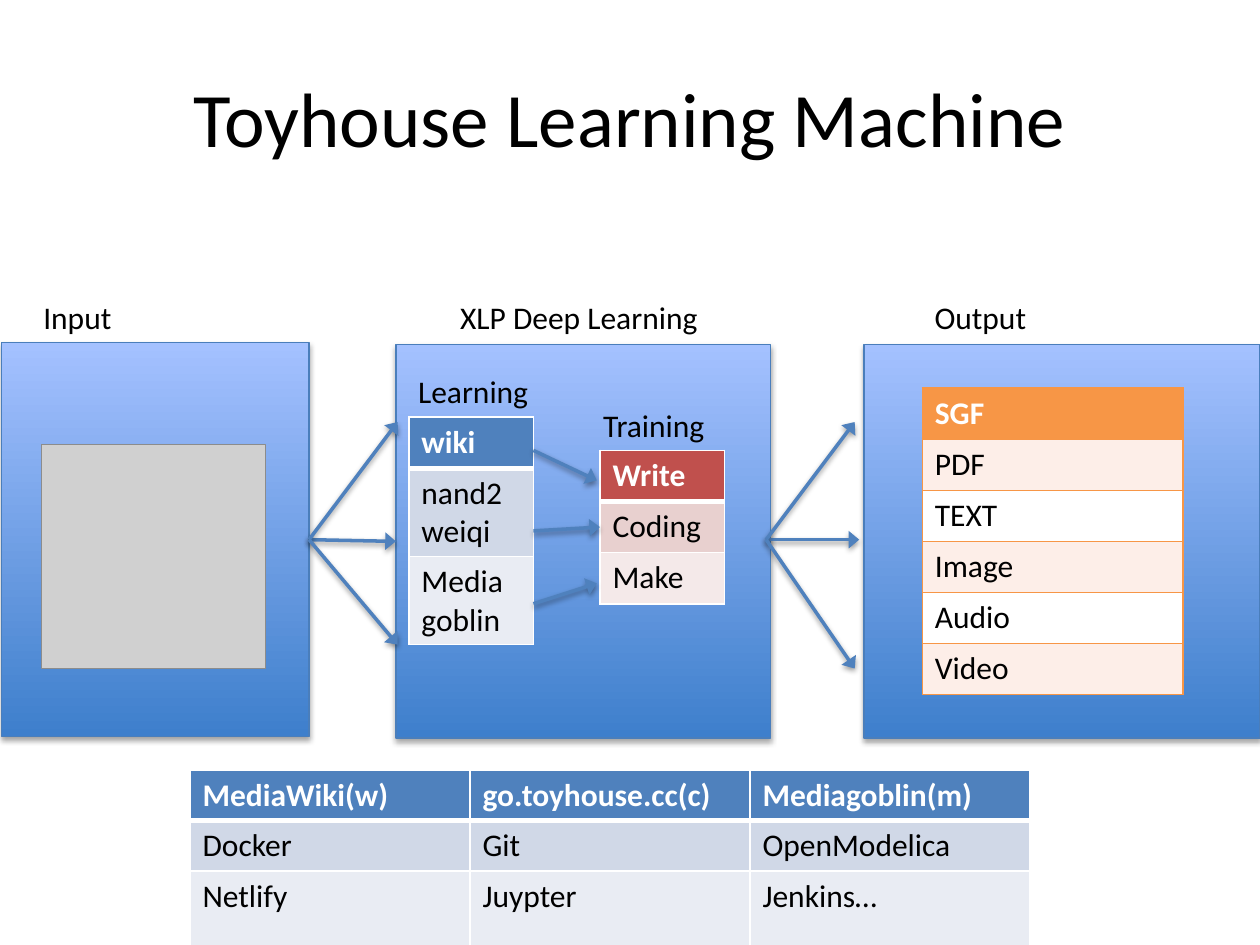
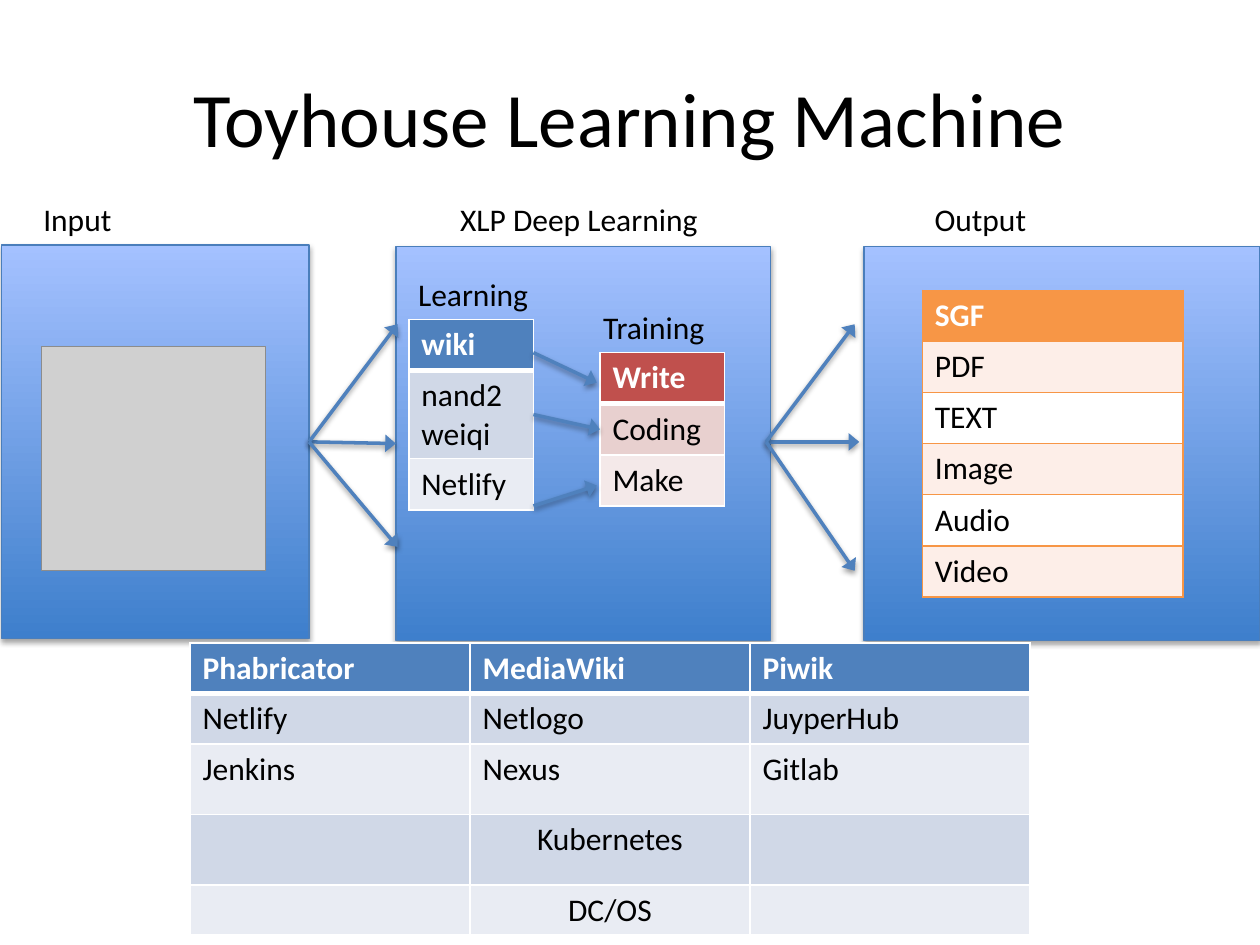
Before and after one commit to LinDong123a/2017-2018-computing-thinking, a slide deck: slide 2 of Docker/v2/Documents/XLPTeachableMachine.pptx. Drawn at 1260x945 pixels with LibreOffice and Linux fonts; fonts in the diff are those of the drawing; grey boxes stand for pictures. Boxes give left, top, right and bottom in pixels: in the first picture for what was removed or moved away, otherwise in the second. Text is boxed around its words. In the diff, an @@ line names an element or a change of style, - is before the commit and + after.

```diff
--- a/Docker/v2/Documents/XLPTeachableMachine.pptx
+++ b/Docker/v2/Documents/XLPTeachableMachine.pptx
@@ table at box(410, 319, 534, 509) @@
-row 3, column 1: Media / goblin
+row 3, column 1: Netlify
@@ table: place and size @@
-table at box(410, 417, 534, 645)
+table at box(410, 319, 534, 509)
@@ arrow moved from (533, 530) - (600, 527) to (533, 415) - (600, 430) @@
@@ 4 arrows, 1 text, 1 rectangle: place and size @@
-4 arrows, 1 text, 1 rectangle at box(1, 343, 859, 736)
+4 arrows, 1 text, 1 rectangle at box(1, 246, 859, 639)
@@ 4 texts, 4 arrows, 2 tables, 2 rectangles, 1 picture: place and size @@
-4 texts, 4 arrows, 2 tables, 2 rectangles, 1 picture at box(42, 307, 1260, 738)
+4 texts, 4 arrows, 2 tables, 2 rectangles, 1 picture at box(42, 209, 1260, 640)
@@ table at box(190, 643, 1029, 935) @@
-row 1: MediaWiki(w) | go.toyhouse.cc(c) | Mediagoblin(m)
-row 2: Docker | Git | OpenModelica
-row 3: Netlify | Juypter | Jenkins…
+row 1: Phabricator | MediaWiki | Piwik
+row 2: Netlify | Netlogo | JuyperHub
+row 3: Jenkins | Nexus | Gitlab
+row 4:  | Kubernetes | 
+row 5:  | DC/OS | 
@@ table: place and size @@
-table at box(190, 770, 1029, 945)
+table at box(190, 643, 1029, 935)
```
Also in this commit, not shown: 6 other files.
